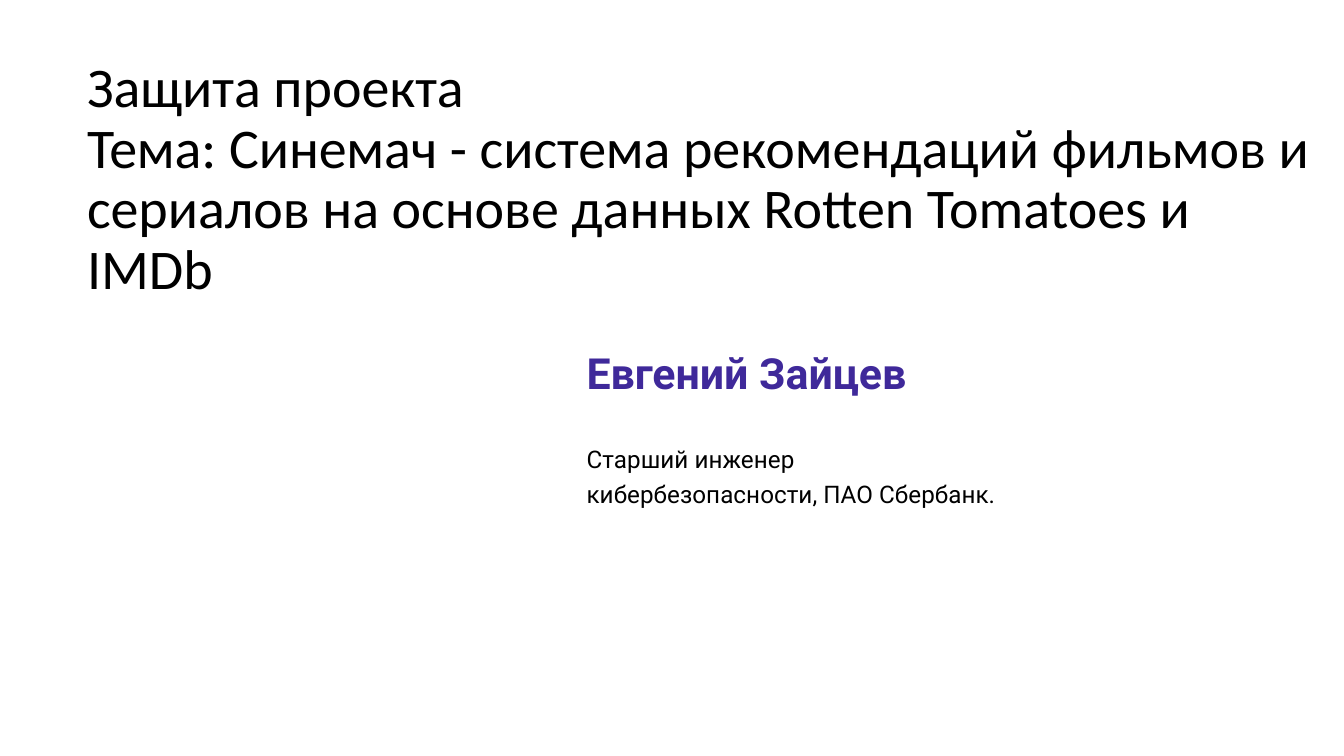
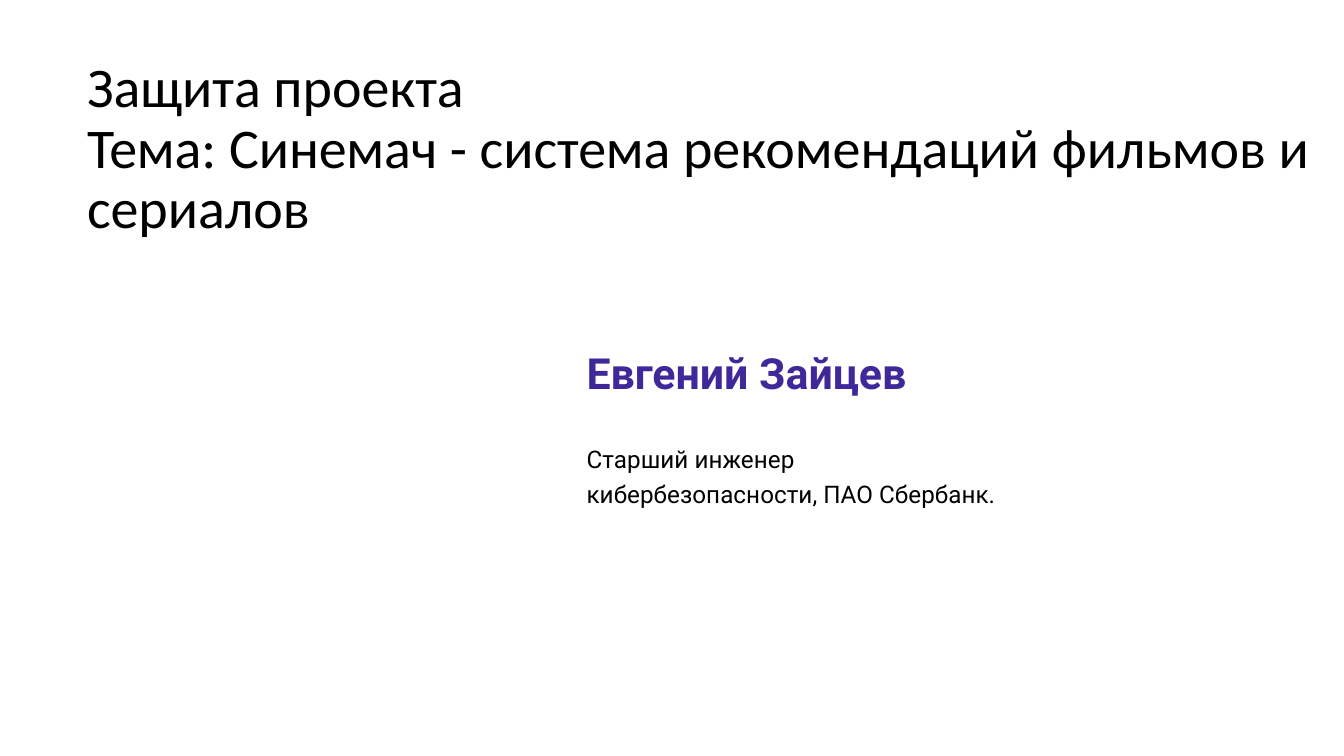
Before and after one commit to iam-Hesser/cinematch, a slide deck: slide 3 of Zaitsev EA.pptx. Drawn at 1344x756 pixels with LibreOffice and Linux fonts; fonts in the diff are those of the drawing. Boxes give left, top, right and bottom in pixels: in the first picture for what was removed or moved away, otherwise in the second. Text is boxed around its words. In the diff, an @@ line names an element or a change of style, - is before the commit and + after.

```diff
--- a/Zaitsev EA.pptx
+++ b/Zaitsev EA.pptx
@@ title at (87,130,1309,237): text changed @@
-Тема: Синемач - система рекомендаций фильмов и сериалов на основе данных Rotten Tomatoes и IMDb
+Тема: Синемач - система рекомендаций фильмов и сериалов
```
Also in this commit, not shown: 2 other slides changed, 1 other file.
